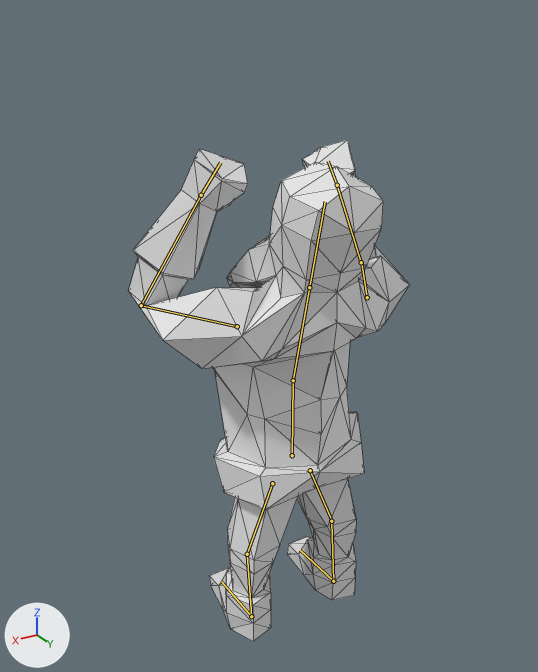
Before and after pictures for a commit that changed the Blender file Animations/WarriorThrow.blend.
Both versions are drawn from a camera (50 mm lens) standing at (6.21, 9.59, 10.56) and looking at (0.15, -0.51, 5.51). The lights are fixed; the arrows at lower left show +X, +Y and +Z. Both versions are drawn at frame 6 of the action 'ArmatureAction'; the numbers are the values there. The bones that bend it are drawn over the model as lines. Mesh edges are drawn as thin lines.
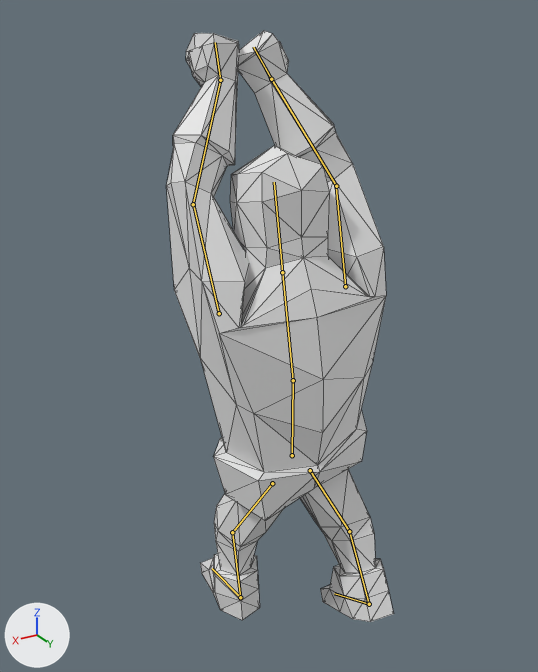
Pixel boxes [x1, y1, x2, y2] of what changed, in the pictures (538 x 672 px):
'Cube', posed (19% narrower, 18% taller): before [128, 140, 409, 641]; after [166, 30, 394, 622]
bone 'Chest', root to tip: before (293, 380) to (309, 287); after (293, 380) to (282, 272)
bone 'Shoulder.R', root to tip: before (367, 297) to (361, 262); after (345, 286) to (336, 186)
bone 'Arm.R', root to tip: before (361, 262) to (337, 185); after (336, 186) to (271, 79)
bone 'Shoulder.L', root to tip: before (237, 326) to (141, 305); after (219, 313) to (193, 205)
bone 'Arm.L', root to tip: before (141, 305) to (201, 195); after (193, 204) to (220, 80)
bone 'Hand.L', root to tip: before (201, 195) to (220, 162); after (220, 80) to (215, 42)
bone 'Leg.R', root to tip: before (310, 470) to (332, 521); after (310, 470) to (349, 531)
bone 'Leg.L', root to tip: before (272, 483) to (247, 554); after (272, 483) to (232, 532)
bone 'Calf.L', root to tip: before (247, 554) to (251, 616); after (232, 532) to (240, 597)

Patch to the scene script:
```diff
--- a/Animations/WarriorThrow.blend.py
+++ b/Animations/WarriorThrow.blend.py
@@ bone_chest @@
 bone_chest = bpy.data.objects['Armature'].pose.bones['Chest']  # child of 'Root'
-bone_chest.rotation_quaternion = (0.997, -0.119, 0.0, 0.0)  # degrees (-14, 0, 0)
+bone_chest.rotation_quaternion = (0.995, 0.096, 0.0, 0.0)  # degrees (11, 0, 0)
@@ bone_shoulder_r @@
 bone_shoulder_r = bpy.data.objects['Armature'].pose.bones['Shoulder.R']  # child of 'Chest'
-bone_shoulder_r.rotation_quaternion = (0.772, 0.337, 0.358, -0.403)  # degrees (24, 56, -42)
+bone_shoulder_r.rotation_quaternion = (0.342, -0.633, -0.036, -0.694)  # degrees (-63, -65, -85)
@@ bone_arm_r @@
 bone_arm_r = bpy.data.objects['Armature'].pose.bones['Arm.R']  # child of 'Shoulder.R'
-bone_arm_r.rotation_quaternion = (0.586, -0.76, -0.139, -0.245)  # degrees (-103, -32, -5)
+bone_arm_r.rotation_quaternion = (0.836, 0.034, -0.183, 0.516)  # degrees (-8, -20, 65)
@@ bone_shoulder_l @@
 bone_shoulder_l = bpy.data.objects['Armature'].pose.bones['Shoulder.L']  # child of 'Chest'
-bone_shoulder_l.rotation_quaternion = (0.772, -0.191, -0.358, 0.489)  # degrees (-44, -22, 74)
+bone_shoulder_l.rotation_quaternion = (0.323, -0.918, 0.039, -0.226)  # degrees (-138, -23, -14)
@@ bone_arm_l @@
 bone_arm_l = bpy.data.objects['Armature'].pose.bones['Arm.L']  # child of 'Shoulder.L'
-bone_arm_l.rotation_quaternion = (0.596, -0.794, 0.104, 0.055)  # degrees (-107, 12, -6)
+bone_arm_l.rotation_quaternion = (0.852, 0.122, 0.175, -0.477)  # degrees (3, 24, -58)
@@ bone_hand_l @@
 bone_hand_l = bpy.data.objects['Armature'].pose.bones['Hand.L']  # child of 'Arm.L'
-bone_hand_l.rotation_quaternion = (1.0, 0.0, 0.0, 0.0)  # degrees (0, 0, 0)
+bone_hand_l.rotation_quaternion = (0.981, -0.002, -0.062, 0.182)  # degrees (-2, -7, 21)
@@ bone_leg_r @@
 bone_leg_r = bpy.data.objects['Armature'].pose.bones['Leg.R']  # child of 'Root'
-bone_leg_r.rotation_quaternion = (1.0, 0.0, 0.0, 0.0)  # degrees (0, 0, 0)
+bone_leg_r.rotation_quaternion = (0.977, -0.19, -0.081, 0.058)  # degrees (-23, -8, 8)
@@ bone_leg_l @@
 bone_leg_l = bpy.data.objects['Armature'].pose.bones['Leg.L']  # child of 'Root'
-bone_leg_l.rotation_quaternion = (1.0, 0.0, 0.0, 0.0)  # degrees (0, 0, 0)
+bone_leg_l.rotation_quaternion = (0.978, 0.034, -0.079, 0.191)  # degrees (2, -10, 22)
@@ bone_calf_l @@
 bone_calf_l = bpy.data.objects['Armature'].pose.bones['Calf.L']  # child of 'Leg.L'
-bone_calf_l.rotation_quaternion = (1.0, 0.0, 0.0, 0.0)  # degrees (0, 0, 0)
+bone_calf_l.rotation_quaternion = (0.967, 0.253, 0.0, 0.0)  # degrees (29, 0, 0)
```
